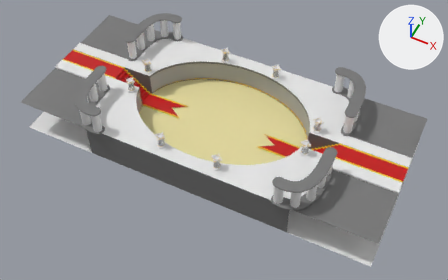
Renders of the glTF model resources/3d_asset/models/Cosmostasia_Arena1.glb from each side of a commit.
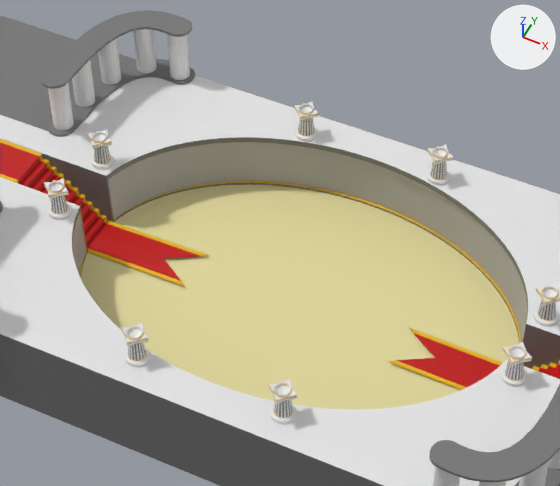
Each version is shown whole from a 50 mm camera at (15.4, -30.4, 37.5) aimed at (0.9, -1.3, 1.1), then close up on the part from 24% to 72% of the width and 3% to 69% of the height. The axes (+X, +Y, +Z) are drawn at upper right. The lights are the same throughout. Where no turn or scale is listed for an object, it has been applied to the vertices.

Before the edit, the objects in view are built like this:
```python
ob_brasiernne = bpy.data.objects.new('BrasierNNE', me_cylinder_009)
ob_brasiernne.location = (2.3, 5.31, 3.46)
ob_brasiernnw = bpy.data.objects.new('BrasierNNW', me_cylinder_010)
ob_brasiernnw.location = (-2.3, 5.31, 3.46)
ob_brasiersse = bpy.data.objects.new('BrasierSSE', me_cylinder_011)
ob_brasiersse.location = (2.3, -5.31, 3.46)
ob_brasierssw = bpy.data.objects.new('BrasierSSW', me_cylinder_012)
ob_brasierssw.location = (-2.3, -5.31, 3.46)
ob_brasierwsw = bpy.data.objects.new('BrasierWSW', me_cylinder_006)
ob_brasierwsw.location = (-7.42, -1.26, 3.46)
ob_tapise = bpy.data.objects.new('TapisE', me_cube_003)
ob_tapise.location = (5.44, 0.04, 1.06)
ob_tapisw = bpy.data.objects.new('TapisW', me_cube_002)
ob_tapisw.location = (-5.44, 0.04, 1.06)
# also in view: 'MainArena' at (0.0, 0.0, 1.5); 'BrasierWNW' at (-7.4, 1.3, 3.5); 'PillarsSE' at (8.4, -4.1, 4.0); 'BrasierESE' at (7.4, -1.3, 3.5); 'PillarsNW' at (-8.4, 4.1, 4.0)
```
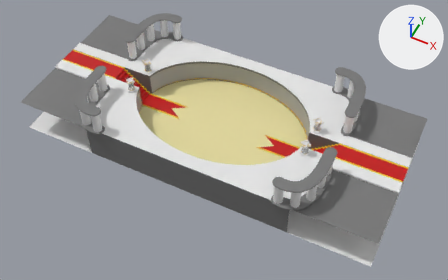
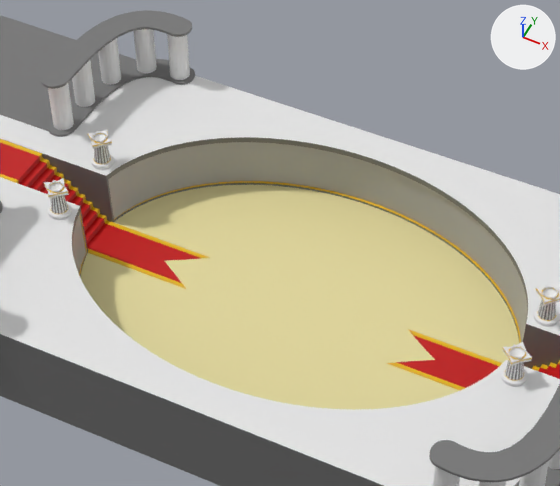
Commit message: Update arena

Edits to the bpy script that builds the scene:
```text
Add me_cube_001:
    me_cube_001.from_pydata(...)  # 28 vertices, 40 faces; spans x -2.02..2.19, y -0.73..0.8, z -0.02..0.01
    # faces by material slot: [26, 14]
    me_cube_001.materials.append(mat_tapisrouge)  # red #c40000
    me_cube_001.materials.append(mat_golden)  # yellow #e7b400
Change ob_tapisw:
    ob_tapisw.location: (-5.44, 0.04, 1.06) -> (-5.43, 0.04, 1.01)
    ob_tapisw.rotation_euler: (0.0, 0.0, 0.0) -> (0.0, 0.0217, 0.0)  # degrees (0, 0, 0) -> degrees (0, 1.2, 0)
Remove ob_tapise:
    ob_tapise = bpy.data.objects.new('TapisE', me_cube_003)
    ob_tapise.location = (5.44, 0.04, 1.06)
Remove ob_brasiernne:
    ob_brasiernne = bpy.data.objects.new('BrasierNNE', me_cylinder_009)
    ob_brasiernne.location = (2.3, 5.31, 3.46)
Remove ob_brasiernnw:
    ob_brasiernnw = bpy.data.objects.new('BrasierNNW', me_cylinder_010)
    ob_brasiernnw.location = (-2.3, 5.31, 3.46)
Remove ob_brasiersse:
    ob_brasiersse = bpy.data.objects.new('BrasierSSE', me_cylinder_011)
    ob_brasiersse.location = (2.3, -5.31, 3.46)
Remove ob_brasierssw:
    ob_brasierssw = bpy.data.objects.new('BrasierSSW', me_cylinder_012)
    ob_brasierssw.location = (-2.3, -5.31, 3.46)
Add ob_tapisw_001:
    ob_tapisw_001 = bpy.data.objects.new('TapisW.001', me_cube_001)
    ob_tapisw_001.location = (5.43, -0.04, 1.01)
```

What differs and where, as boxes [x1, y1, x2, y2] in the close-ups (560 x 486 px):
'TapisW', moved, turned: before [87, 220, 209, 287]; after [87, 220, 210, 289]
'TapisE', deleted (red): before [388, 328, 502, 390]
    faces in mat_tapisrouge (red #c40000): [397, 333, 499, 387]
    faces in mat_golden (yellow #e7b400): [388, 328, 502, 390]
'TapisW.001', added (red): after [387, 329, 502, 390]
    faces in mat_tapisrouge (red #c40000): [397, 333, 499, 388]
    faces in mat_golden (yellow #e7b400): [387, 329, 502, 390]
'BrasierSSE', deleted: before [268, 379, 297, 424]
    faces in mat_material (white #e7e7e7): [270, 384, 296, 424]
    faces in mat_marble (white #e7e7e7): [269, 379, 297, 404]
    faces in mat_wall (grey #777777): [274, 400, 293, 418]
'BrasierSSW', deleted: before [121, 322, 150, 367]
    faces in mat_material (white #e7e7e7): [125, 327, 150, 367]
    faces in mat_marble (white #e7e7e7): [122, 322, 148, 347]
    faces in mat_wall (grey #777777): [128, 342, 146, 361]
'BrasierNNE', deleted: before [427, 144, 454, 185]
    faces in mat_material (white #e7e7e7): [427, 148, 450, 185]
    faces in mat_marble (white #e7e7e7): [427, 144, 453, 165]
'BrasierNNW', deleted: before [294, 102, 319, 141]
    faces in mat_material (white #e7e7e7): [295, 105, 317, 141]
    faces in mat_marble (white #e7e7e7): [294, 102, 318, 121]
